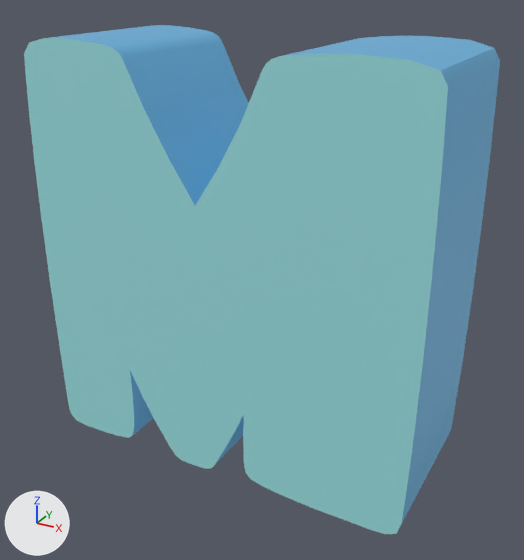
Renders of the glTF model scene/models/alphaNum/m.glb from each side of a commit.
Before and after are seen from a 50 mm camera at (0.367, -0.652, 0.526) aimed at (0.011, -0.004, 0.202). The lights are fixed; the arrows at lower left show +X, +Y and +Z. Objects named as collision shapes, trigger or cutter boxes, shadow casters or lower levels of detail are left out. Where no turn or scale is listed for an object, it has been applied to the vertices.

In view in the first picture: 'm'.
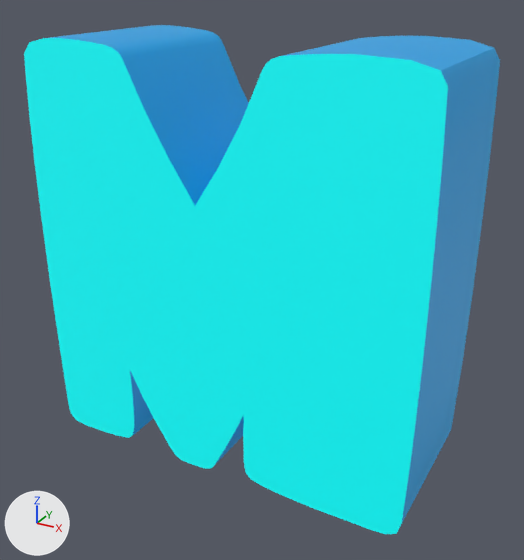
Changed parts and their boxes [x1, y1, x2, y2] in the pictures (524 x 560 px):
'm', recoloured
    both: [24, 25, 500, 534]

What changed in the scene script:
```text
Change mat_light:
    mat_light.base_color: (0.251, 0.566, 0.581) -> (0.0, 1.0, 1.0)  # cyan #89c6c9 -> cyan #00ffff
    mat_light.emission_color: (0.05, 0.113, 0.115) -> (0.0, 0.2, 0.2)  # dark cyan #3f5e5f -> dark cyan #007c7c
Change mat_dark:
    mat_dark.base_color: (0.101, 0.338, 0.562) -> (0.0, 0.296, 0.651)  # blue #599dc6 -> cyan #0094d3
    mat_dark.emission_color: (0.02, 0.0673, 0.113) -> (0.0, 0.0592, 0.13)  # dark blue #27495e -> dark blue #004565
```
